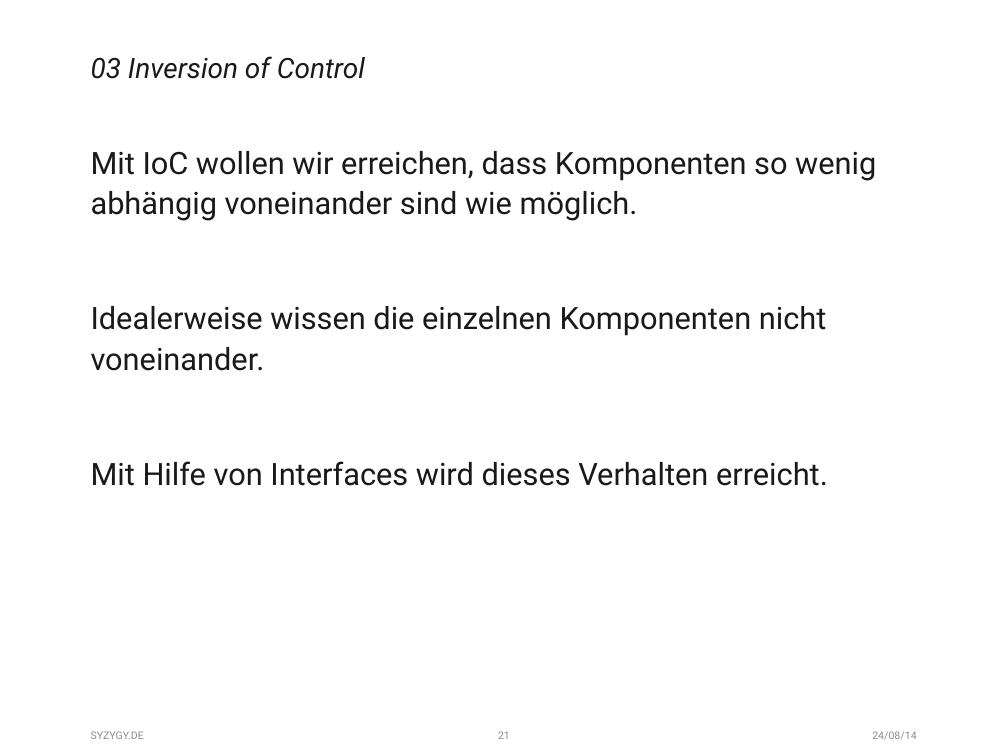
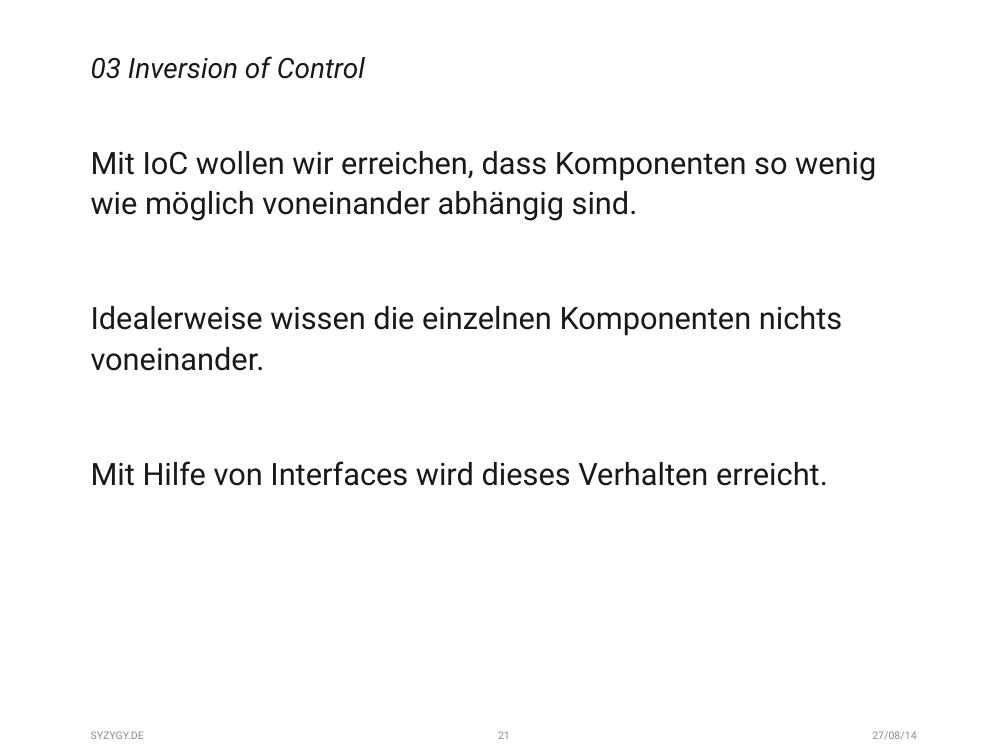
Before and after one commit to fischfasch/IoC_Test, a slide deck: slide 21 of IoC_Testapplication/ConsoleApplication1/_Files/Präsentation.pptx. Drawn at 1008x756 pixels with LibreOffice and Linux fonts; fonts in the diff are those of the drawing. Boxes give left, top, right and bottom in pixels: in the first picture for what was removed or moved away, otherwise in the second. Text is boxed around its words. In the diff, an @@ line names an element or a change of style, - is before the commit and + after.

```diff
--- a/IoC_Testapplication/ConsoleApplication1/_Files/Präsentation.pptx
+++ b/IoC_Testapplication/ConsoleApplication1/_Files/Präsentation.pptx
@@ text at [91,151,876,371]: text changed @@
-Mit IoC wollen wir erreichen, dass Komponenten so wenig abhängig voneinander sind wie möglich.
-Idealerweise wissen die einzelnen Komponenten nicht voneinander.
+Mit IoC wollen wir erreichen, dass Komponenten so wenig wie möglich voneinander abhängig sind.
+Idealerweise wissen die einzelnen Komponenten nichts voneinander.
@@ text at [872,731,916,740]: text changed @@
-24/08/14
+27/08/14
```
Also in this commit, not shown: 33 other slides changed.
